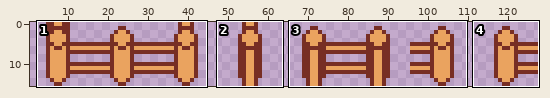
Edited in one commit: sprite sheet (Assets/Sprites/tx_Fence.png). Above, an overview of the earlier version with the close-up marked.
Close-up. The starting point:
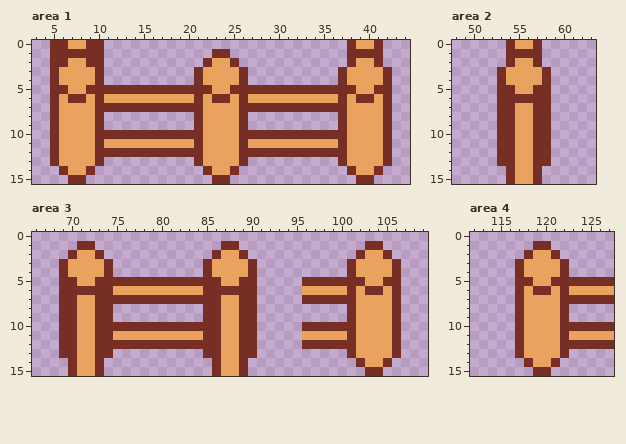
The file is 128x16 pixels. Shown: area 1: x 3..44, y 0..15; area 2: x 48..63, y 0..15; area 3: x 66..109, y 0..15; area 4: x 112..127, y 0..15. The wide view leaves out empty margins.
And afterwards:
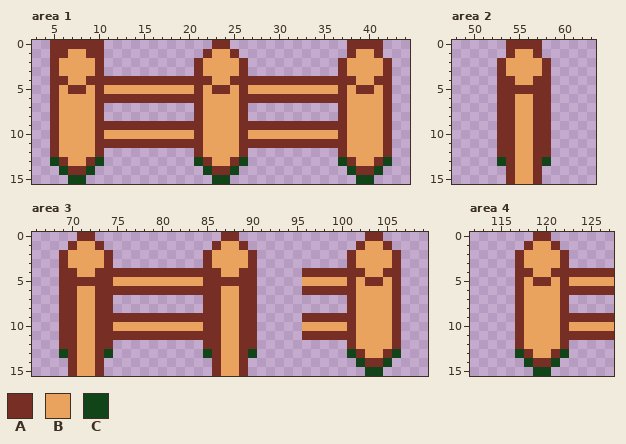
Palette (. is transparent): A #772e24  B #eaa35f  C #114419
Difference:
Area 1:
The author put colour A in row 0 at x 23 to 24; in row 1 at x 22 and 25; in row 2 at x 21, 26, 37 and 42; in row 4 at x 11 to 20 and 27 to 36; in row 9 at x 11 to 20 and 27 to 36.
Colour B becomes colour A in row 0 at x 7 to 8 and 39 to 40; in row 4 at x 6, 9, 22, 25, 38 and 41; in row 5 at x 7 to 8, 23 to 24 and 39 to 40; in row 6 at x 11 to 20 and 27 to 36; in row 11 at x 11 to 20 and 27 to 36; in row 13 at x 6, 9, 22, 25, 38 and 41.
Colour B becomes colour A in row 14 at x 7 to 8, 23 to 24 and 39 to 40.
Colour A becomes colour B in row 1 at x 7 to 8, 23 to 24 and 39 to 40; in row 2 at x 6, 9, 22, 25, 38 and 41; in row 5 at x 6, 9, 11 to 20, 22, 25, 27 to 36, 38 and 41; in row 6 at x 7 to 8, 23 to 24 and 39 to 40; in row 10 at x 11 to 20 and 27 to 36.
Colour A becomes colour C in row 13 at x 5, 10, 21, 26, 37 and 42; in row 14 at x 6, 9, 22, 25, 38 and 41; in row 15 at x 7 to 8, 23 to 24 and 39 to 40.
The author cleared colour A in row 7 at x 11 to 20 and 27 to 36; in row 12 at x 11 to 20 and 27 to 36.
Area 2:
The author put colour A in row 2 at x 53 and 58.
Colour B becomes colour A in row 0 at x 55 to 56; in row 4 at x 54 and 57; in row 5 at x 55 to 56.
Colour A becomes colour B in row 1 at x 55 to 56; in row 2 at x 54 and 57; in row 6 at x 55 to 56.
Colour A becomes colour C in row 13 at x 53 and 58.
Area 3:
The author put colour A in row 0 at x 71 to 72, 87 to 88 and 103 to 104; in row 1 at x 70, 73, 86, 89, 102 and 105; in row 2 at x 69, 74, 85, 90, 101 and 106; in row 4 at x 75 to 84 and 96 to 100; in row 9 at x 75 to 84 and 96 to 100.
Colour B becomes colour A in row 4 at x 70, 73, 86, 89, 102 and 105; in row 5 at x 71 to 72, 87 to 88 and 103 to 104; in row 6 at x 75 to 84 and 96 to 100; in row 11 at x 75 to 84 and 96 to 100; in row 13 at x 102 and 105; in row 14 at x 103 to 104.
Colour A becomes colour B in row 1 at x 71 to 72, 87 to 88 and 103 to 104; in row 2 at x 70, 73, 86, 89, 102 and 105; in row 5 at x 75 to 84, 96 to 100, 102 and 105; in row 6 at x 71 to 72, 87 to 88 and 103 to 104; in row 10 at x 75 to 84 and 96 to 100.
Colour A becomes colour C in row 13 at x 69, 74, 85, 90, 101 and 106; in row 14 at x 102 and 105; in row 15 at x 103 to 104.
The author cleared colour A in row 7 at x 75 to 84 and 96 to 100; in row 12 at x 75 to 84 and 96 to 100.
Area 4:
The author put colour A in row 0 at x 119 to 120; in row 1 at x 118 and 121; in row 2 at x 117 and 122; in row 4 at x 123 to 127; in row 9 at x 123 to 127.
Colour B becomes colour A in row 4 at x 118 and 121; in row 5 at x 119 to 120; in row 6 at x 123 to 127; in row 11 at x 123 to 127; in row 13 at x 118 and 121; in row 14 at x 119 to 120.
Colour A becomes colour B in row 1 at x 119 to 120; in row 2 at x 118 and 121; in row 5 at x 118, 121 and 123 to 127; in row 6 at x 119 to 120; in row 10 at x 123 to 127.
Colour A becomes colour C in row 13 at x 117 and 122; in row 14 at x 118 and 121; in row 15 at x 119 to 120.
The author cleared colour A in row 7 at x 123 to 127; in row 12 at x 123 to 127.
